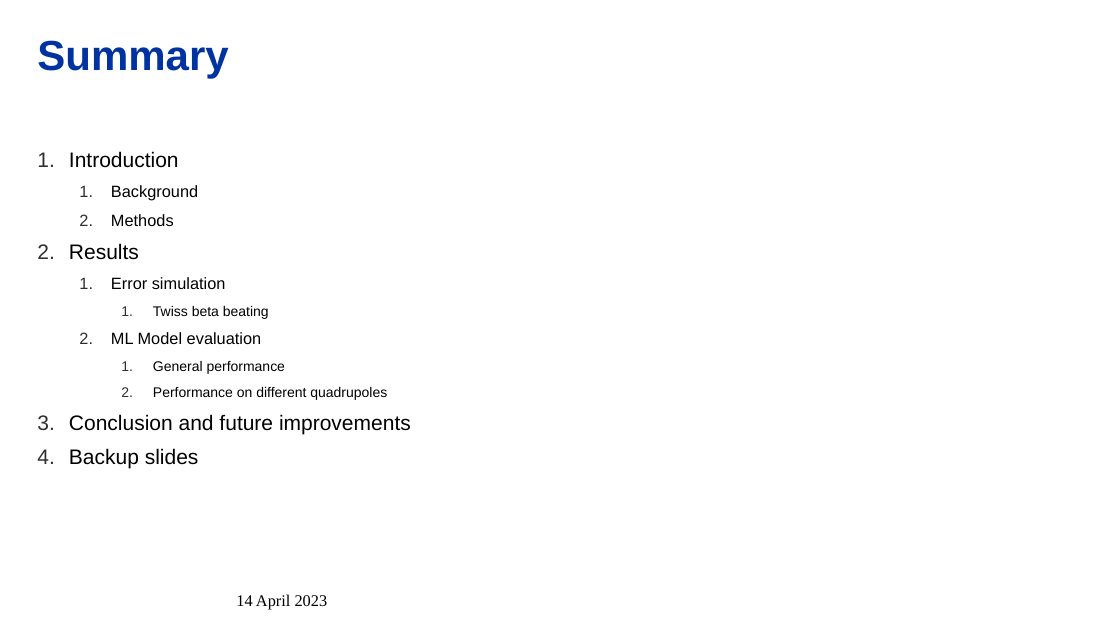
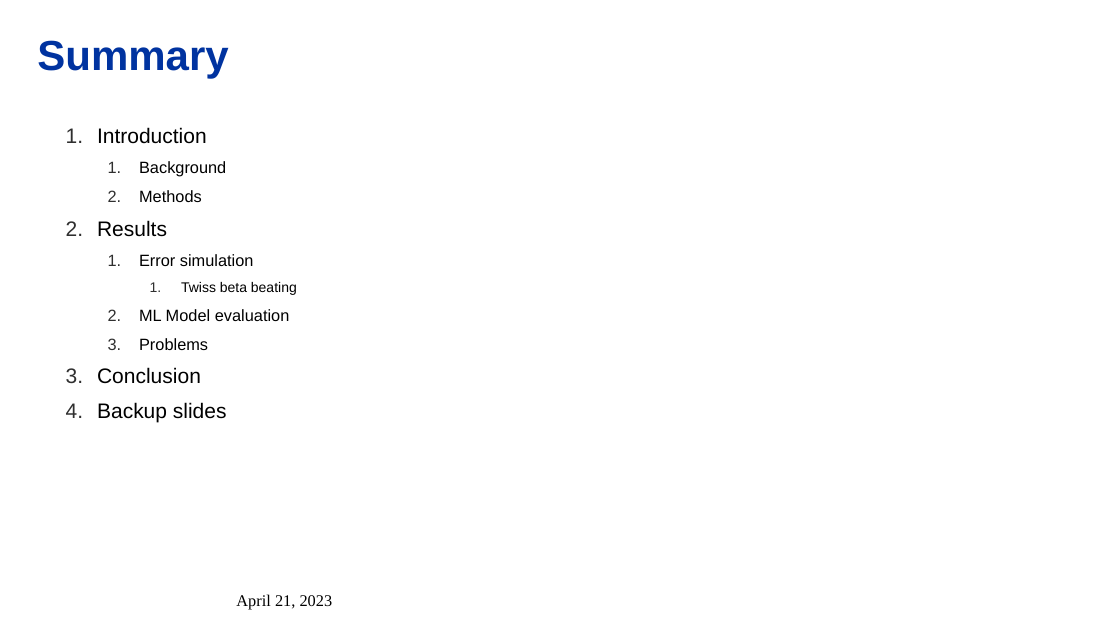
Before and after one commit to alejandroborj/ML-Optic-Correction, a slide deck: slide 2 of Machine Learning for Optic Correction.pptx. Drawn at 1120x630 pixels with LibreOffice and Linux fonts; fonts in the diff are those of the drawing; background and template pictures are left out. Boxes give left, top, right and bottom in pixels: in the first picture for what was removed or moved away, otherwise in the second. Text is boxed around its words. In the diff, an @@ line names an element or a change of style, - is before the commit and + after.

```diff
--- a/Machine Learning for Optic Correction.pptx
+++ b/Machine Learning for Optic Correction.pptx
@@ text "Introduction": place and size @@
-text "Introduction" at <box>69,151,411,469</box>
+text "Introduction" at <box>97,127,297,422</box>
@@ text at <box>97,338,208,384</box>: text changed; size 12 to 18 pt @@
-      1. General performance
-      2. Performance on different quadrupoles
-  3. Conclusion and future improvements
+    3. Problems
+  3. Conclusion
@@ text at <box>236,594,333,610</box>: text changed @@
-14 April 2023
+April 21, 2023
```
Also in this commit, not shown: 3 other slides changed, 7 slides added, 4 slides removed, 50 other files.
